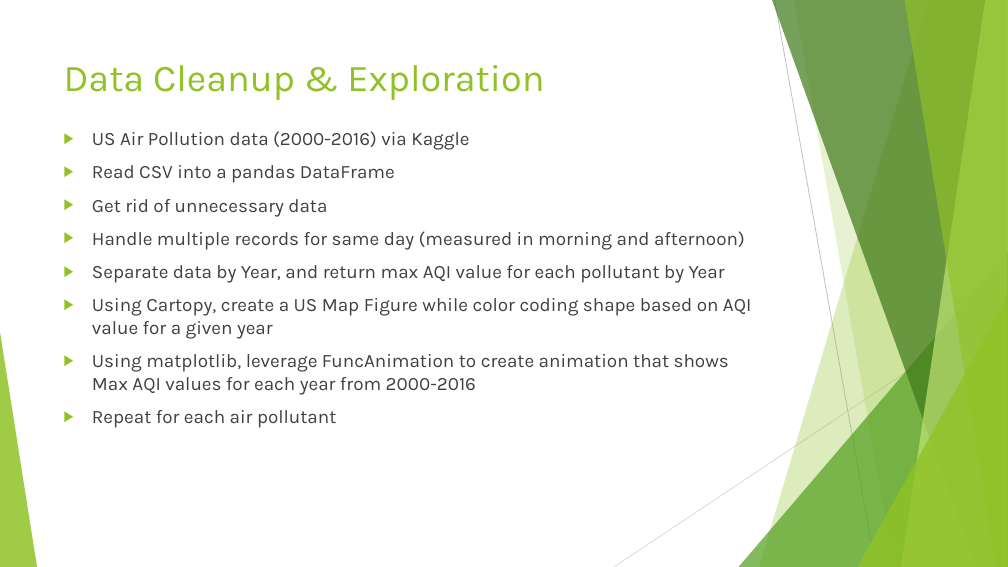
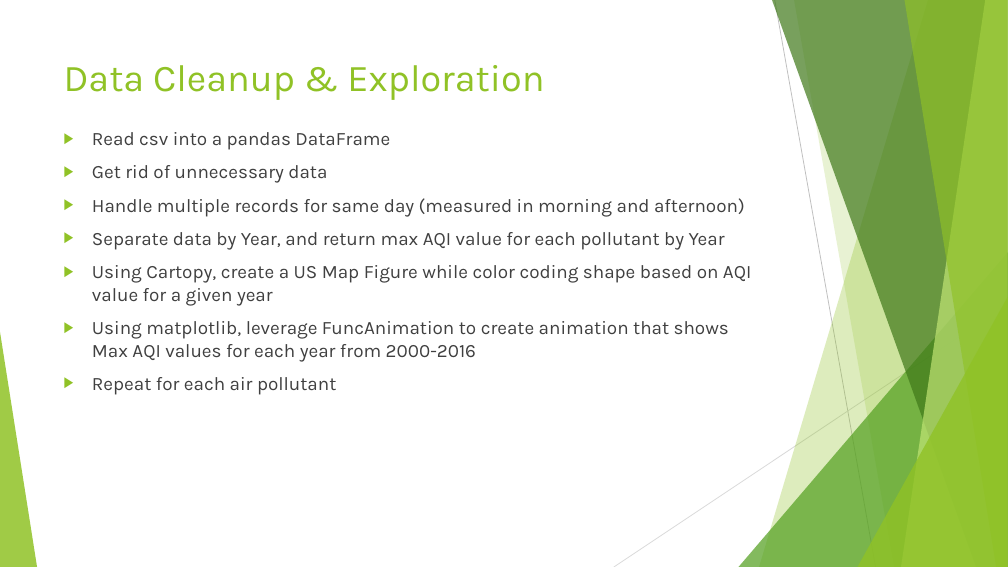
Before and after one commit to Barbara-Gordon/Team9, a slide deck: slide 4 of Presentation1.pptx (slide 27 before the commit). Drawn at 1008x567 pixels with LibreOffice and Linux fonts; fonts in the diff are those of the drawing. Boxes give left, top, right and bottom in pixels: in the first picture for what was removed or moved away, otherwise in the second. Text is boxed around its words. In the diff, an @@ line names an element or a change of style, - is before the commit and + after.

```diff
--- a/Presentation1.pptx
+++ b/Presentation1.pptx
@@ text at bbox=[92, 132, 390, 150]: text changed @@
-▶ US Air Pollution data (2000-2016) via Kaggle
-▶ Read CSV into a pandas DataFrame
+▶ Read csv into a pandas DataFrame
```
Also in this commit, not shown: 7 other slides changed, 10 slides added, 18 slides removed.
